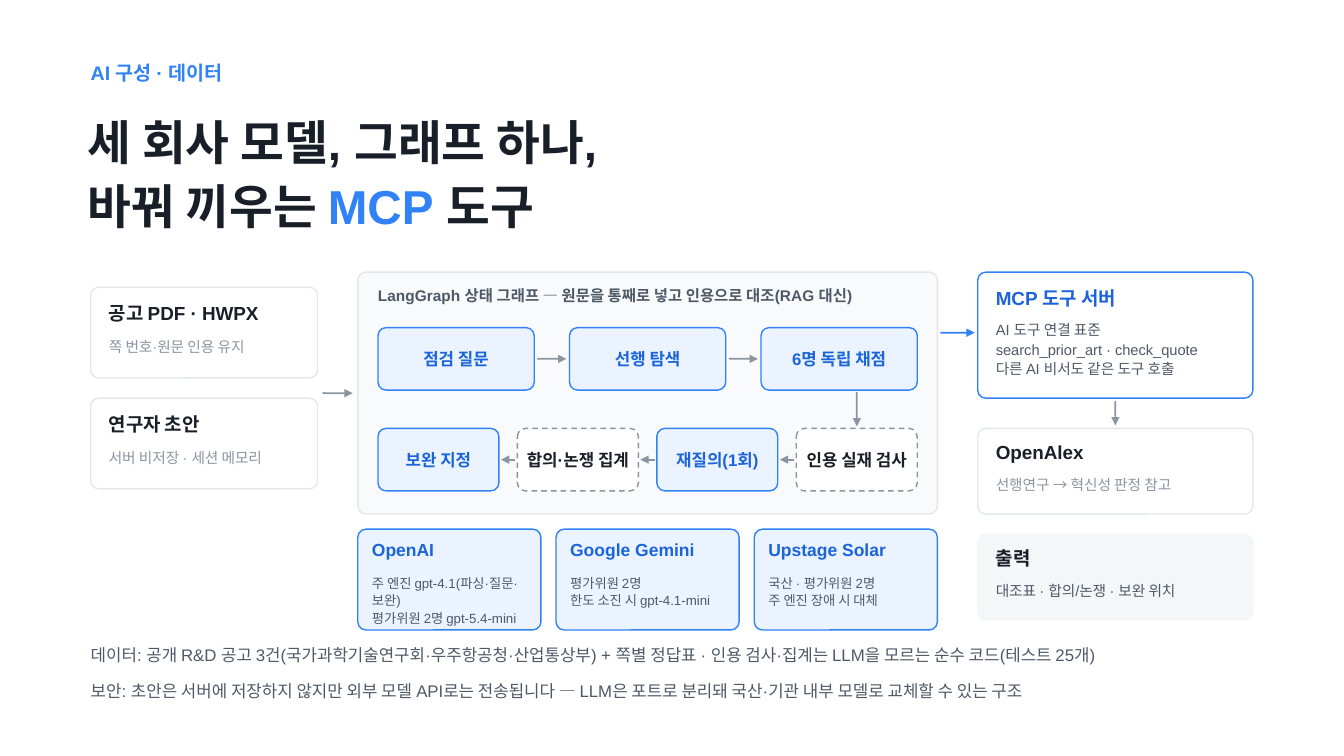
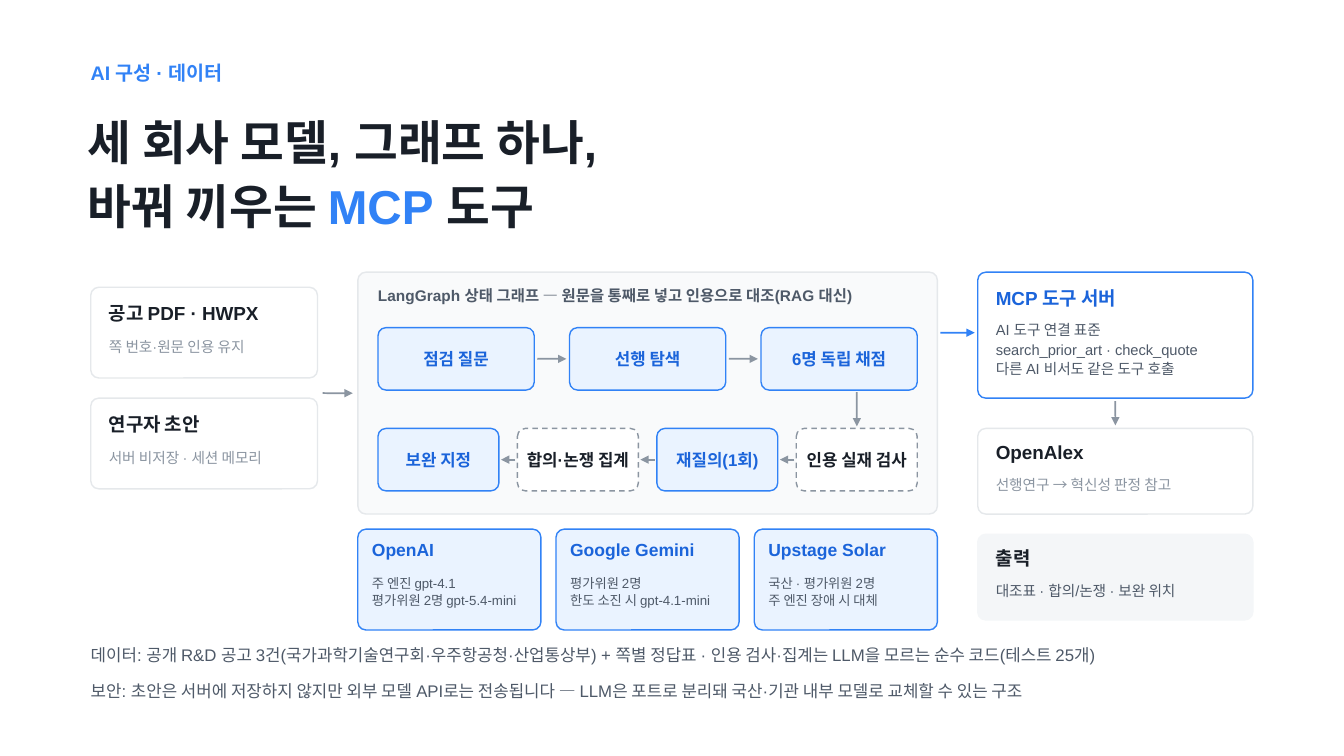
Before and after one commit to Ryugi62/rfp-to-fit, a slide deck: slide 6 of deliver/deck/RFP-to-Fit_루미아.pptx. Drawn at 1344x756 pixels with LibreOffice and Linux fonts; fonts in the diff are those of the drawing. Boxes give left, top, right and bottom in pixels: in the first picture for what was removed or moved away, otherwise in the second. Text is boxed around its words. In the diff, an @@ line names an element or a change of style, - is before the commit and + after.

```diff
--- a/deliver/deck/RFP-to-Fit_루미아.pptx
+++ b/deliver/deck/RFP-to-Fit_루미아.pptx
@@ text at [372, 577, 456, 591]: text changed @@
-주 엔진 gpt-4.1(파싱·질문·보완)
+주 엔진 gpt-4.1
```
Also in this commit, not shown: 2 other slides changed, 19 other files.
